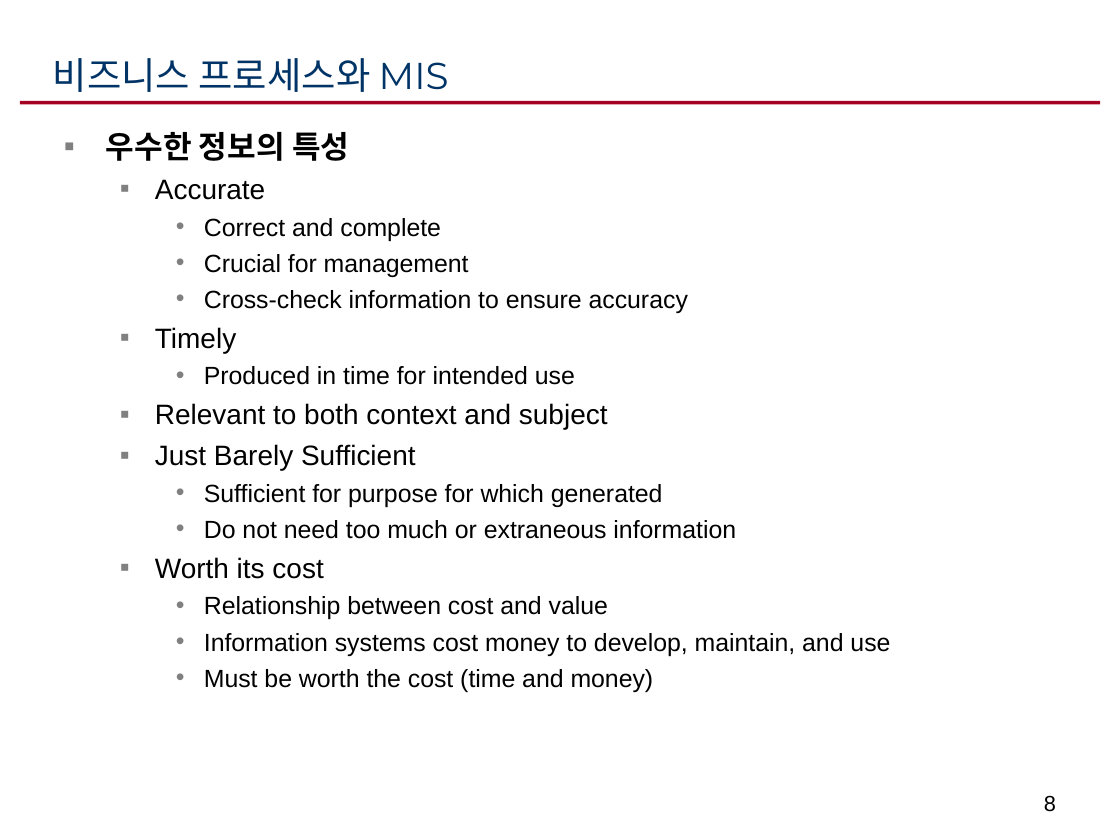
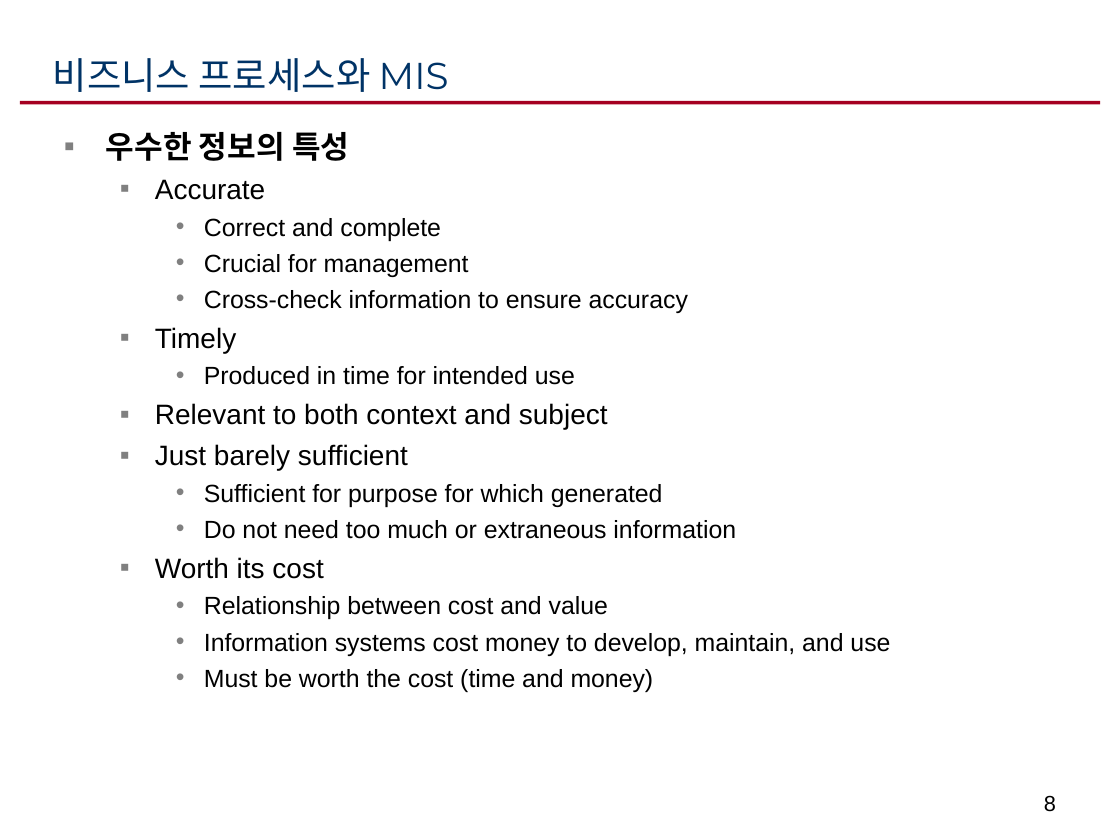
Before and after one commit to ikelab/courses, a slide deck: slide 8 of iie2016/mis1.ppt. Drawn at 1120x840 pixels with LibreOffice and Linux fonts; fonts in the diff are those of the drawing. Boxes give left, top, right and bottom in pixels: in the first picture for what was removed or moved away, otherwise in the second. Text is boxed around its words. In the diff, an @@ line names an element or a change of style, - is before the commit and + after.

```diff
--- a/iie2016/mis1.ppt
+++ b/iie2016/mis1.ppt
@@ text at bbox=[155, 444, 408, 470]: text changed @@
-  ▪ Just Barely Sufficient
+  ▪ Just barely sufficient
```
Also in this commit, not shown: 8 other slides changed, 1 slide removed, 1 other file.
